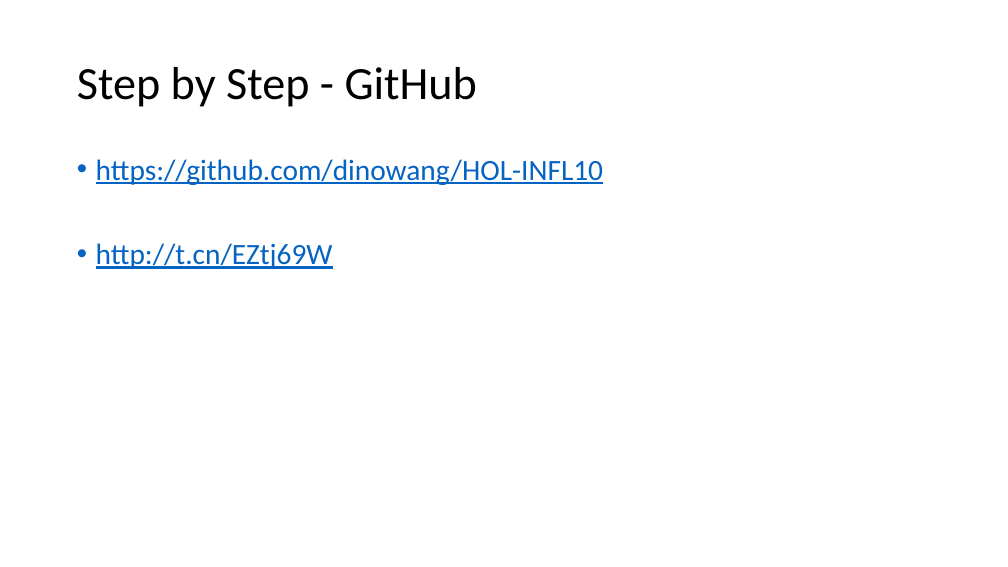
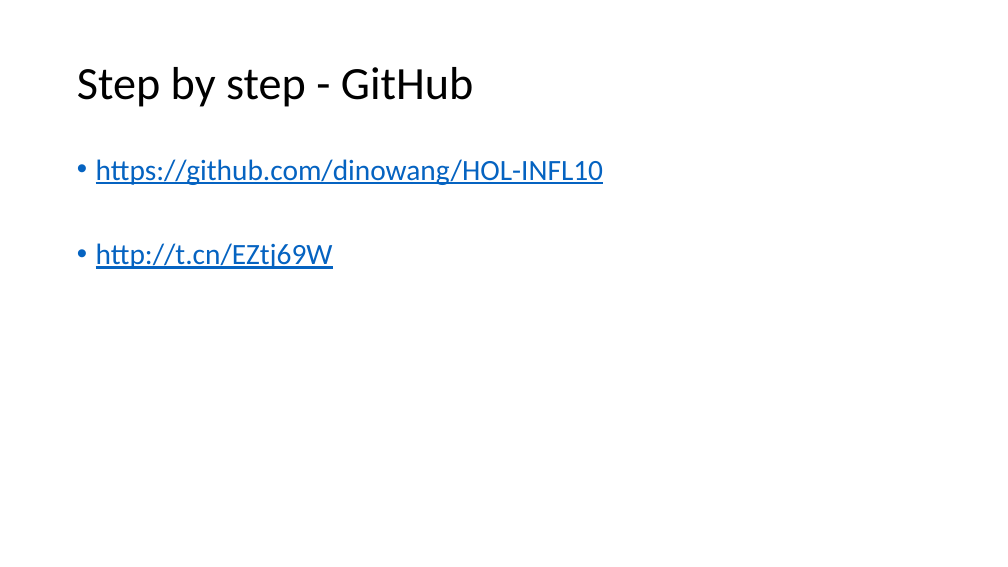
Before and after one commit to dinowang/HOL-INFL10, a slide deck: slide 3 of HOL-INFL10.pptx. Drawn at 1008x567 pixels with LibreOffice and Linux fonts; fonts in the diff are those of the drawing. Boxes give left, top, right and bottom in pixels: in the first picture for what was removed or moved away, otherwise in the second. Text is boxed around its words. In the diff, an @@ line names an element or a change of style, - is before the commit and + after.

```diff
--- a/HOL-INFL10.pptx
+++ b/HOL-INFL10.pptx
@@ title at (77,67,473,107): text changed @@
-Step by Step - GitHub
+Step by step - GitHub
```
Also in this commit, not shown: 1 other slide changed, 2 other files.
